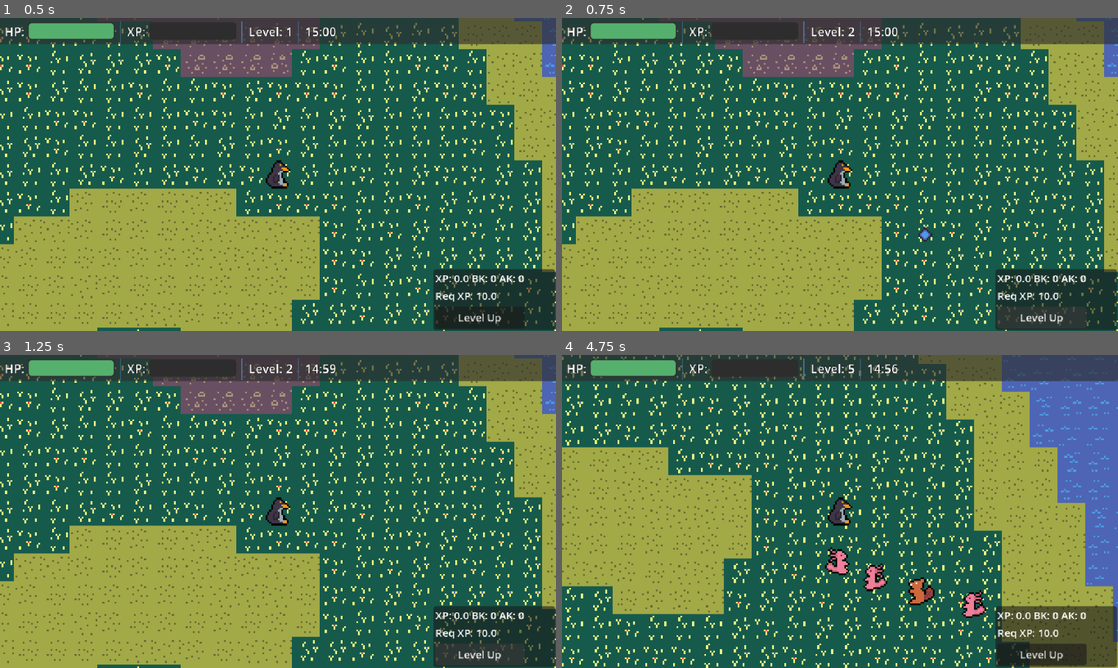
Above: before the commit, frames 1-4 (two rows, left to right).
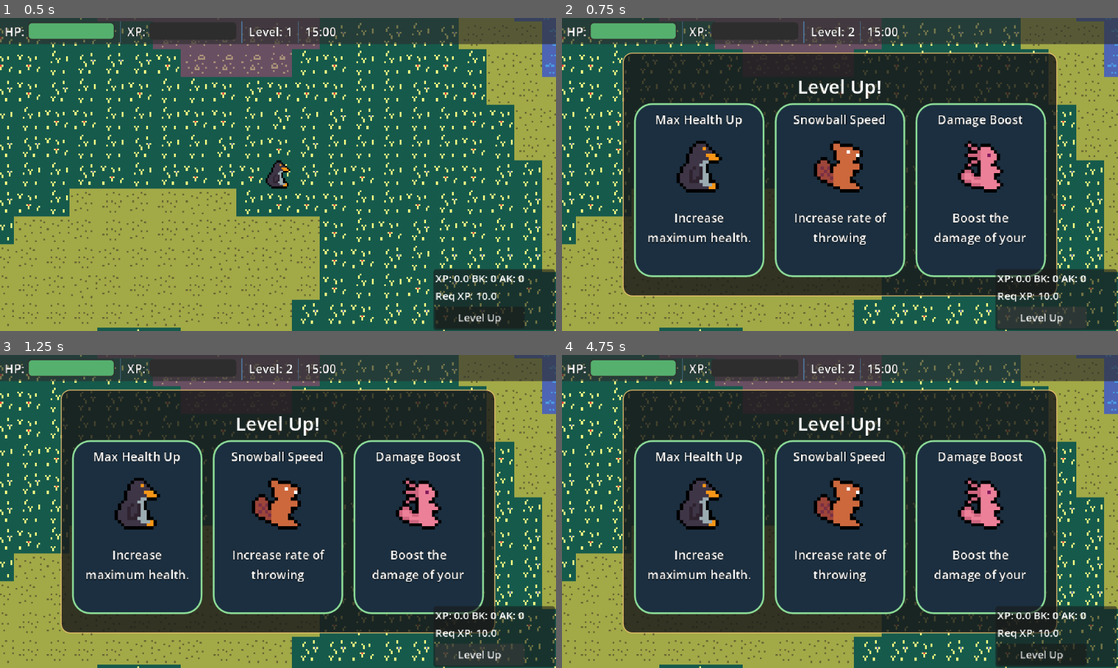
Above: after the commit, the same moments.

Repository: dr-rodriguez/Penguin-Last-Stand
Game: Godot game, scene res://src/core/main_game/main_game.tscn
The game is run twice, just before and just after one commit, with the same random seed, the same clock (stepped at 60 frames per second) and the same inputs.
Inputs (mouse positions are in pixels of both pictures, inside the frame that each line leads up to; where the layout moved, square brackets give the same spot in the first picture):
- Up to frame 1 (0.5 s): no input
- Up to frame 2 (0.75 s): click "Level Up" at 0.5 s
- Up to frame 3 (1.25 s): no input
- Up to frame 4 (4.75 s): click (701, 527) [1040, 655] at 1.25 s; click (840, 527) [1040, 655] at 2 s; click (979, 527) [1040, 655] at 2.75 s; move the mouse to (962, 495) at 3.52 s; press the mouse at (962, 495) at 3.53 s; hold D (move_right) 3.53-4.28 s; move the mouse to (728, 527) at 4.27 s; release the mouse at (728, 527) at 4.28 s; hold S (move_down) from 4.28 s (still down); click (728, 527) at 4.35 s

Frame 1 is identical in both runs. In frame 2, 60% of the frame differs, in the area x 10-90%, y 10-90%; in frame 3, 60%; in frame 4, 88%, in the area x 0-100%, y 0-100%.

Commit message:
adding placeholder powerups with extra logic

Diff:
--- a/src/core/autoload/game.gd
+++ b/src/core/autoload/game.gd
@@ -61,6 +61,16 @@
 
 var debug_flag:bool = true
 
+#region Power Up details
+## List of available power ups
+var power_up_list := [
+	preload("res://src/resources/damage_up.tres"),
+	preload("res://src/resources/fire_rate.tres"),
+	preload("res://src/resources/health_boost.tres"),
+]
+
+#endregion
+
 
 func _ready() -> void:
 	_reset()
@@ -117,8 +127,15 @@
 
 	print("[Game] Level up to " + str(player_level))
 
+	# Freeze the run until a power-up is picked
+	get_tree().paused = true
+
 
 ## Handle power ups
-func _on_powerup_selected(name: String) -> void:
-	# TODO: Implement logid depending on which powerup was selected
-	pass
+func _on_powerup_selected(power_up_name: String) -> void:
+	print("[Game] Choose " + power_up_name)
+
+	# TODO: Implement logic depending on which powerup was selected
+
+	# Resume the run now that the choice is made
+	get_tree().paused = false
--- a/src/core/main_game/main_game.tscn
+++ b/src/core/main_game/main_game.tscn
@@ -122,6 +122,7 @@
 layout_mode = 1
 
 [node name="Levelup" parent="HudLayer/HudRoot" unique_id=1126762511 instance=ExtResource("10_rqvdb")]
+process_mode = 2
 visible = false
 layout_mode = 1
 
--- /dev/null
+++ b/src/resources/damage_up.tres
@@ -0,0 +1,12 @@
+[gd_resource type="Resource" script_class="PowerUp" format=3 uid="uid://dj0orf72kllbc"]
+
+[ext_resource type="Script" uid="uid://bulq1r4uyoc1p" path="res://src/resources/powerup.gd" id="1_b3qac"]
+[ext_resource type="Texture2D" uid="uid://6b30riebu7r8" path="res://assets/art/characters/enemies/axolotol1.png" id="2_5vr83"]
+
+[resource]
+script = ExtResource("1_b3qac")
+name = "DamageUp"
+texture = ExtResource("2_5vr83")
+title = "Damage Boost"
+description = "Boost the damage of your snowballs."
+metadata/_custom_type_script = "uid://bulq1r4uyoc1p"
--- /dev/null
+++ b/src/resources/fire_rate.tres
@@ -0,0 +1,12 @@
+[gd_resource type="Resource" script_class="PowerUp" format=3 uid="uid://ta77hbo3s5ub"]
+
+[ext_resource type="Script" uid="uid://bulq1r4uyoc1p" path="res://src/resources/powerup.gd" id="1_33was"]
+[ext_resource type="Texture2D" uid="uid://bhihdjwxmbvrt" path="res://assets/art/characters/enemies/beaver1.png" id="2_x07fi"]
+
+[resource]
+script = ExtResource("1_33was")
+name = "FireRateUp"
+texture = ExtResource("2_x07fi")
+title = "Snowball Speed"
+description = "Increase rate of throwing snowballs."
+metadata/_custom_type_script = "uid://bulq1r4uyoc1p"
--- a/src/ui/card.gd
+++ b/src/ui/card.gd
@@ -1,6 +1,12 @@
 extends Control
 
-@export var powerup: PowerUp
+## Power-up this card offers; setting it refreshes the card visuals
+@export var powerup: PowerUp:
+	set(value):
+		powerup = value
+		# The setter also runs before @onready vars resolve, so guard on readiness
+		if is_node_ready():
+			_refresh()
 
 @onready var title: Label = %TitleLabel
 @onready var description: Label = %DescriptionLabel
@@ -8,12 +14,18 @@
 
 
 func _ready() -> void:
+	_refresh()
+
+
+## Push the current power-up's data into the card's labels and texture
+func _refresh() -> void:
+	if powerup == null:
+		return
 	title.text = powerup.title
 	image.texture = powerup.texture
 	description.text = powerup.description
 
 
 func _on_button_pressed() -> void:
-	print("[Card] Choose " + powerup.name)
 	# Send a signal with the name of the selected power-up
 	Game.powerup_selected.emit(powerup.name)
--- a/src/ui/card.tscn
+++ b/src/ui/card.tscn
@@ -5,50 +5,31 @@
 [ext_resource type="Script" uid="uid://cdpsrvr84fonw" path="res://src/ui/card.gd" id="2_yi3o8"]
 [ext_resource type="Resource" uid="uid://t1vjn54ovjyr" path="res://src/resources/health_boost.tres" id="3_hq05s"]
 
-[sub_resource type="StyleBoxFlat" id="StyleBoxFlat_yi3o8"]
-bg_color = Color(0.10502044, 0.18517438, 0.25179803, 1)
-border_width_left = 2
-border_width_top = 2
-border_width_right = 2
-border_width_bottom = 2
-border_color = Color(0.56780016, 0.8907156, 0.61080694, 1)
-corner_radius_top_left = 20
-corner_radius_top_right = 20
-corner_radius_bottom_right = 20
-corner_radius_bottom_left = 20
-
-[node name="Card" type="Control" unique_id=1428885490]
-custom_minimum_size = Vector2(150, 220)
-custom_maximum_size = Vector2(150, 220)
-layout_mode = 3
+[node name="Card" type="Button" unique_id=1468682259]
+custom_minimum_size = Vector2(150, 200)
+custom_maximum_size = Vector2(150, 200)
+anchors_preset = -1
 anchor_left = 0.38300002
 anchor_top = 0.194
 anchor_right = 0.61700004
 anchor_bottom = 0.80600005
-offset_left = -245.12001
-offset_top = -69.840004
-offset_right = 245.11996
-offset_bottom = 69.839966
+offset_left = -0.120010376
+offset_top = 0.15999603
+offset_right = 0.1199646
+offset_bottom = -0.16003418
 grow_horizontal = 2
 grow_vertical = 2
 theme = ExtResource("1_23fyk")
 script = ExtResource("2_yi3o8")
 powerup = ExtResource("3_hq05s")
 
-[node name="Panel" type="Panel" parent="." unique_id=578823931]
+[node name="MarginContainer" type="MarginContainer" parent="." unique_id=1511541764]
 layout_mode = 1
 anchors_preset = 15
 anchor_right = 1.0
 anchor_bottom = 1.0
-grow_horizontal = 2
-grow_vertical = 2
-theme_override_styles/panel = SubResource("StyleBoxFlat_yi3o8")
-
-[node name="MarginContainer" type="MarginContainer" parent="Panel" unique_id=1511541764]
-layout_mode = 1
-anchors_preset = 15
-anchor_right = 1.0
-anchor_bottom = 1.0
+offset_top = -1.5
+offset_bottom = 1.5
 grow_horizontal = 2
 grow_vertical = 2
 theme_override_constants/margin_left = 10
@@ -56,16 +37,16 @@
 theme_override_constants/margin_right = 10
 theme_override_constants/margin_bottom = 10
 
-[node name="VBoxContainer" type="VBoxContainer" parent="Panel/MarginContainer" unique_id=1068507748]
+[node name="VBoxContainer" type="VBoxContainer" parent="MarginContainer" unique_id=1068507748]
 layout_mode = 2
 
-[node name="TitleLabel" type="Label" parent="Panel/MarginContainer/VBoxContainer" unique_id=521853016]
+[node name="TitleLabel" type="Label" parent="MarginContainer/VBoxContainer" unique_id=521853016]
 unique_name_in_owner = true
 layout_mode = 2
 text = "Title"
 horizontal_alignment = 1
 
-[node name="MarginContainer" type="MarginContainer" parent="Panel/MarginContainer/VBoxContainer" unique_id=699725555]
+[node name="MarginContainer" type="MarginContainer" parent="MarginContainer/VBoxContainer" unique_id=699725555]
 layout_mode = 2
 size_flags_horizontal = 4
 theme_override_constants/margin_left = 10
@@ -73,17 +54,17 @@
 theme_override_constants/margin_right = 10
 theme_override_constants/margin_bottom = 10
 
-[node name="Image" type="TextureRect" parent="Panel/MarginContainer/VBoxContainer/MarginContainer" unique_id=1488857116]
+[node name="Image" type="TextureRect" parent="MarginContainer/VBoxContainer/MarginContainer" unique_id=1488857116]
 unique_name_in_owner = true
 custom_minimum_size = Vector2(60, 60)
 custom_maximum_size = Vector2(60, 60)
 layout_mode = 2
 texture = ExtResource("2_peddy")
 
-[node name="MarginContainer2" type="MarginContainer" parent="Panel/MarginContainer/VBoxContainer" unique_id=1467194468]
+[node name="MarginContainer2" type="MarginContainer" parent="MarginContainer/VBoxContainer" unique_id=1467194468]
 layout_mode = 2
 
-[node name="DescriptionLabel" type="Label" parent="Panel/MarginContainer/VBoxContainer/MarginContainer2" unique_id=1751820608]
+[node name="DescriptionLabel" type="Label" parent="MarginContainer/VBoxContainer/MarginContainer2" unique_id=1751820608]
 unique_name_in_owner = true
 custom_minimum_size = Vector2(0, 50)
 custom_maximum_size = Vector2(120, 50)
@@ -93,9 +74,4 @@
 horizontal_alignment = 1
 autowrap_mode = 2
 
-[node name="Button" type="Button" parent="Panel/MarginContainer/VBoxContainer" unique_id=2037684460]
-unique_name_in_owner = true
-layout_mode = 2
-text = "Select"
-
-[connection signal="pressed" from="Panel/MarginContainer/VBoxContainer/Button" to="." method="_on_button_pressed"]
+[connection signal="pressed" from="." to="." method="_on_button_pressed"]
--- a/src/ui/levelup/levelup.gd
+++ b/src/ui/levelup/levelup.gd
@@ -1,9 +1,22 @@
 extends Control
 
-@onready var card1 := %Card1
-@onready var card2 := %Card2
-@onready var card3 := %Card3
+@onready var card_list: Array = [%Card1, %Card2, %Card3]
+
 
 func _ready() -> void:
-	# TODO: Add logic to randomize the card options and set them
-	pass
+	Game.level_up.connect(show_options)
+	Game.powerup_selected.connect(_on_powerup_selected)
+
+
+## Deal a fresh random power-up to each card, then reveal the screen
+func show_options() -> void:
+	var pool: Array = Game.power_up_list.duplicate()
+	pool.shuffle()
+	for i in card_list.size():
+		card_list[i].powerup = pool[i]
+	show()
+
+
+func _on_powerup_selected(_power_up_name: String) -> void:
+	print("[LevelUp] done.")
+	hide()
--- a/src/ui/levelup/levelup.tscn
+++ b/src/ui/levelup/levelup.tscn
@@ -2,6 +2,8 @@
 
 [ext_resource type="PackedScene" uid="uid://c4vb3joi3rcuu" path="res://src/ui/card.tscn" id="1_6ow6c"]
 [ext_resource type="Script" uid="uid://ve66du3uatqh" path="res://src/ui/levelup/levelup.gd" id="1_qflqd"]
+[ext_resource type="Script" uid="uid://bulq1r4uyoc1p" path="res://src/resources/powerup.gd" id="3_cdiai"]
+[ext_resource type="Texture2D" uid="uid://dok20bkn0htqj" path="res://assets/art/characters/player/penguin1.png" id="4_ddr4w"]
 
 [sub_resource type="StyleBoxFlat" id="StyleBoxFlat_4ffcv"]
 bg_color = Color(0.101960786, 0.101960786, 0.101960786, 0.8235294)
@@ -9,11 +11,35 @@
 border_width_top = 1
 border_width_right = 1
 border_width_bottom = 1
-border_color = Color(0.93577045, 0.77783334, 0.44595504, 1)
+border_color = Color(0.9372549, 0.7764706, 0.44705883, 1)
 corner_radius_top_left = 10
 corner_radius_top_right = 10
 corner_radius_bottom_right = 10
 corner_radius_bottom_left = 10
+
+[sub_resource type="Resource" id="Resource_y4s1f"]
+script = ExtResource("3_cdiai")
+name = "HealthBoost"
+texture = ExtResource("4_ddr4w")
+title = "Max Health Up"
+description = "Increase maximum health."
+metadata/_custom_type_script = "uid://bulq1r4uyoc1p"
+
+[sub_resource type="Resource" id="Resource_pmbwk"]
+script = ExtResource("3_cdiai")
+name = "HealthBoost"
+texture = ExtResource("4_ddr4w")
+title = "Max Health Up"
+description = "Increase maximum health."
+metadata/_custom_type_script = "uid://bulq1r4uyoc1p"
+
+[sub_resource type="Resource" id="Resource_ydchu"]
+script = ExtResource("3_cdiai")
+name = "HealthBoost"
+texture = ExtResource("4_ddr4w")
+title = "Max Health Up"
+description = "Increase maximum health."
+metadata/_custom_type_script = "uid://bulq1r4uyoc1p"
 
 [node name="Levelup" type="Control" unique_id=1126762511]
 layout_mode = 3
@@ -65,11 +91,14 @@
 [node name="Card1" parent="Panel/MarginContainer/VBoxContainer/HBoxContainer" unique_id=1428885490 instance=ExtResource("1_6ow6c")]
 unique_name_in_owner = true
 layout_mode = 2
+powerup = SubResource("Resource_y4s1f")
 
 [node name="Card2" parent="Panel/MarginContainer/VBoxContainer/HBoxContainer" unique_id=1079868385 instance=ExtResource("1_6ow6c")]
 unique_name_in_owner = true
 layout_mode = 2
+powerup = SubResource("Resource_pmbwk")
 
 [node name="Card3" parent="Panel/MarginContainer/VBoxContainer/HBoxContainer" unique_id=550848331 instance=ExtResource("1_6ow6c")]
 unique_name_in_owner = true
 layout_mode = 2
+powerup = SubResource("Resource_ydchu")
--- a/src/ui/ui_theme.tres
+++ b/src/ui/ui_theme.tres
@@ -1,4 +1,40 @@
 [gd_resource type="Theme" format=3 uid="uid://c3i1e2wloyui2"]
+
+[sub_resource type="StyleBoxFlat" id="StyleBoxFlat_lupir"]
+bg_color = Color(0.10502044, 0.18517438, 0.25179803, 1)
+border_width_left = 2
+border_width_top = 2
+border_width_right = 2
+border_width_bottom = 2
+border_color = Color(0.9372549, 0.7764706, 0.44705883, 1)
+corner_radius_top_left = 20
+corner_radius_top_right = 20
+corner_radius_bottom_right = 20
+corner_radius_bottom_left = 20
+
+[sub_resource type="StyleBoxFlat" id="StyleBoxFlat_xm6e3"]
+bg_color = Color(0.10502044, 0.18517438, 0.25179803, 1)
+border_width_left = 2
+border_width_top = 2
+border_width_right = 2
+border_width_bottom = 2
+border_color = Color(0.56780016, 0.8907156, 0.61080694, 1)
+corner_radius_top_left = 20
+corner_radius_top_right = 20
+corner_radius_bottom_right = 20
+corner_radius_bottom_left = 20
+
+[sub_resource type="StyleBoxFlat" id="StyleBoxFlat_e3gja"]
+bg_color = Color(0.22991717, 0.36234108, 0.4752847, 1)
+border_width_left = 2
+border_width_top = 2
+border_width_right = 2
+border_width_bottom = 2
+border_color = Color(0.56780016, 0.8907156, 0.61080694, 1)
+corner_radius_top_left = 20
+corner_radius_top_right = 20
+corner_radius_bottom_right = 20
+corner_radius_bottom_left = 20
 
 [sub_resource type="StyleBoxFlat" id="StyleBoxFlat_4ffcv"]
 bg_color = Color(0.1764706, 0.1764706, 0.1764706, 0.6431373)
@@ -27,6 +63,9 @@
 vertical = true
 
 [resource]
+Button/styles/hover = SubResource("StyleBoxFlat_lupir")
+Button/styles/normal = SubResource("StyleBoxFlat_xm6e3")
+Button/styles/pressed = SubResource("StyleBoxFlat_e3gja")
 Label/constants/outline_size = 2
 Label/font_sizes/font_size = 14
 MarginContainer/constants/margin_bottom = 5
